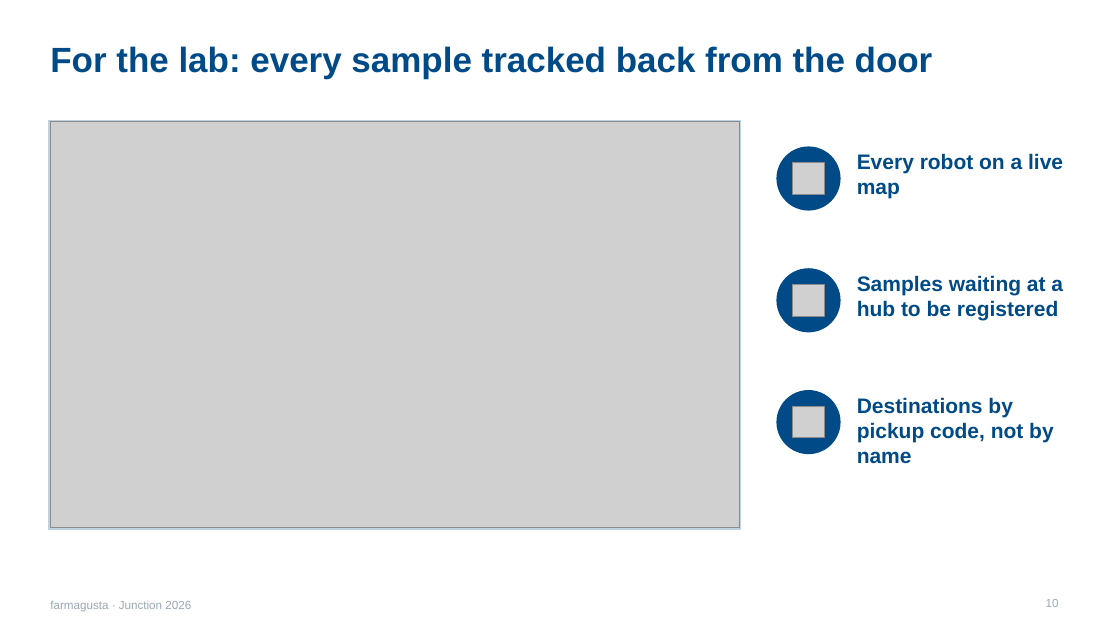
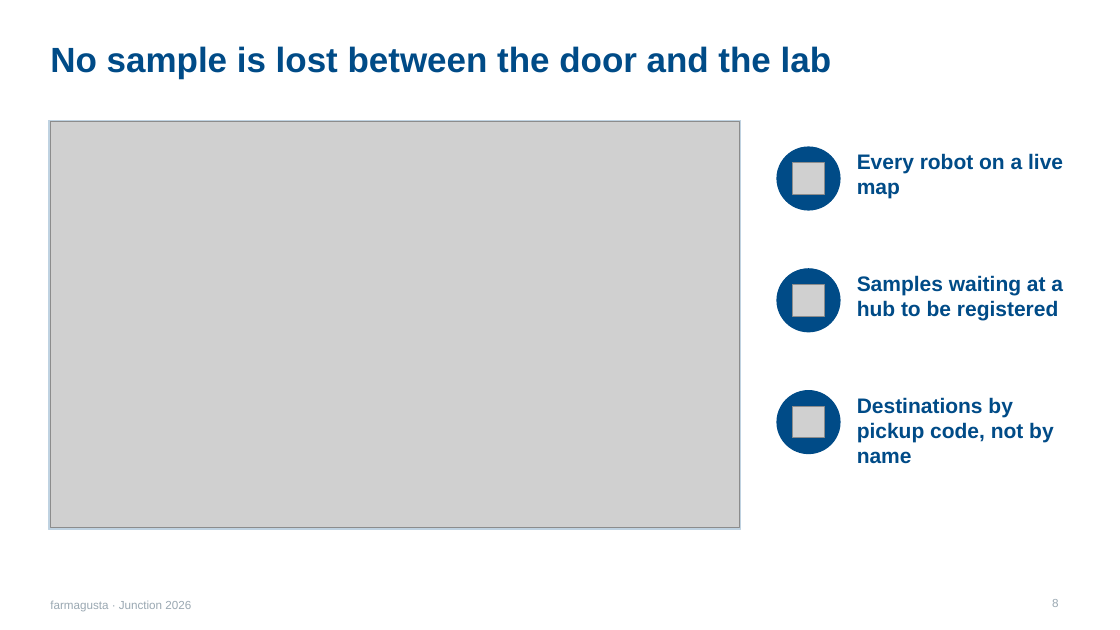
Before and after one commit to rromppanen/junction26, a slide deck: slide 8 of docs/pitch/farmagusta-screening-attendance.pptx (slide 10 before the commit). Drawn at 1120x630 pixels with LibreOffice and Linux fonts; fonts in the diff are those of the drawing; grey boxes stand for pictures. Boxes give left, top, right and bottom in pixels: in the first picture for what was removed or moved away, otherwise in the second. Text is boxed around its words. In the diff, an @@ line names an element or a change of style, - is before the commit and + after.

```diff
--- a/docs/pitch/farmagusta-screening-attendance.pptx
+++ b/docs/pitch/farmagusta-screening-attendance.pptx
@@ title at bbox=[50, 46, 831, 79]: text changed @@
-For the lab: every sample tracked back from the door
+No sample is lost between the door and the lab
@@ page number at bbox=[1052, 599, 1058, 607]: text changed @@
-10
+8
```
Also in this commit, not shown: 9 other slides changed.
